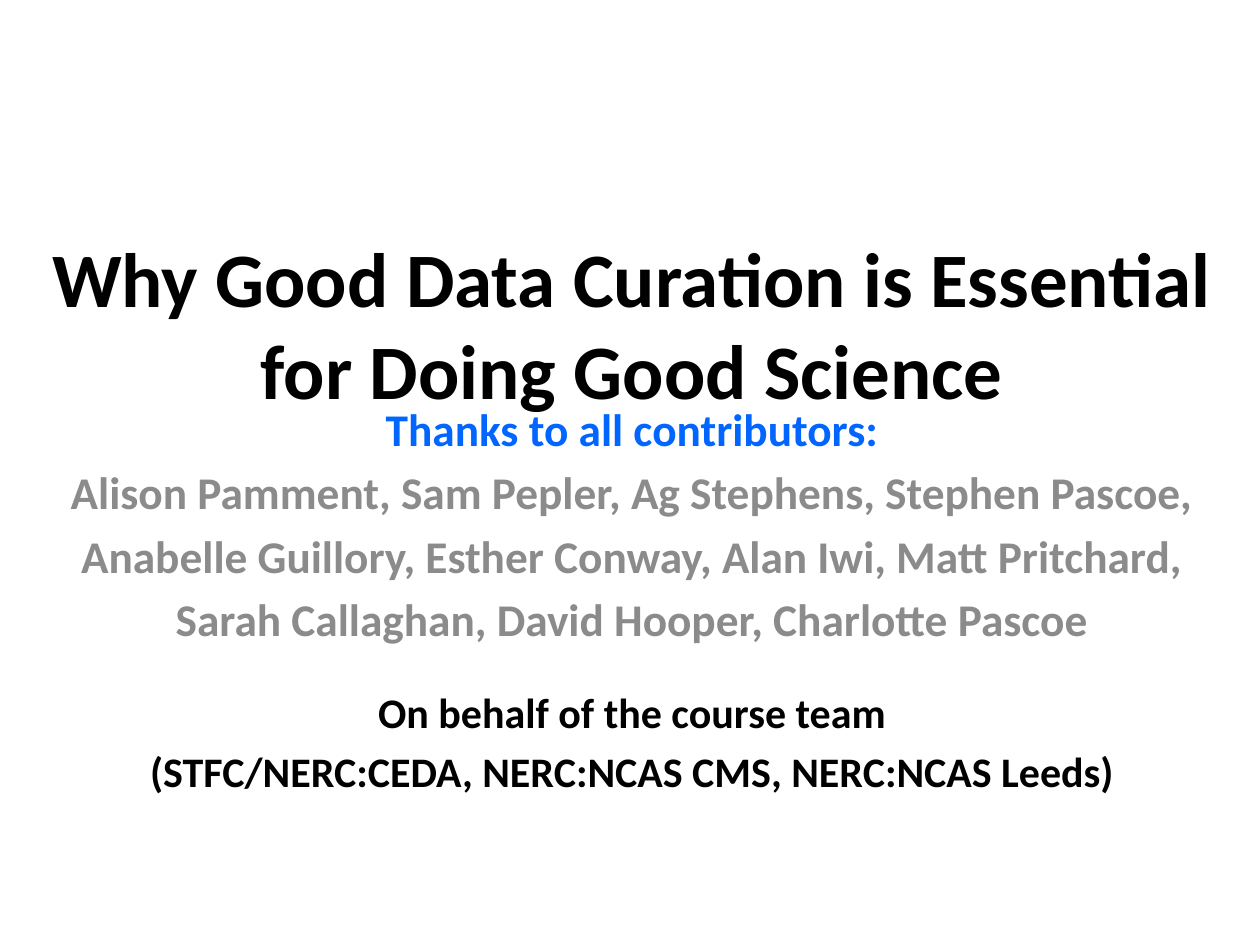
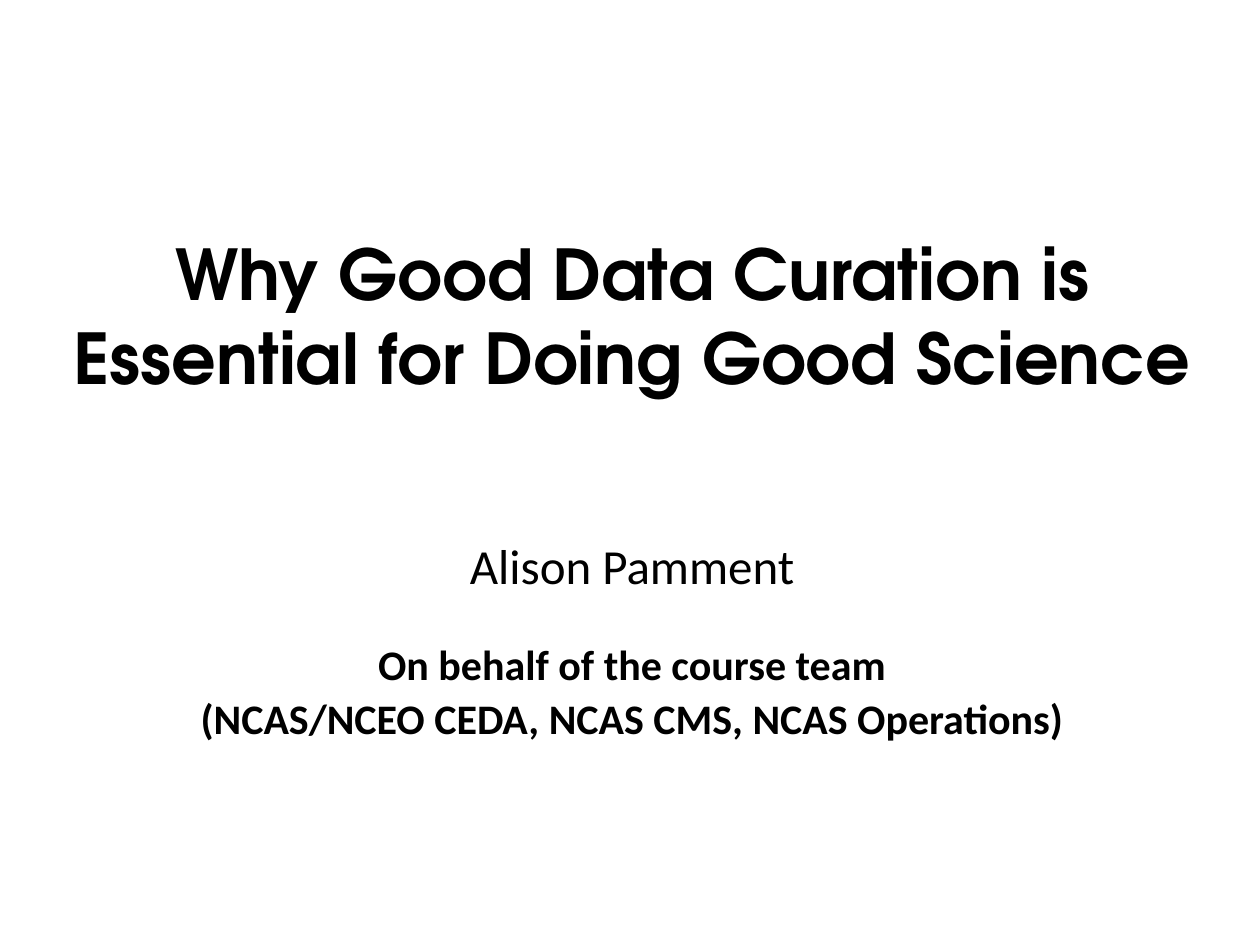
Before and after one commit to ncasuk/ncas-isc, a slide deck: slide 1 of overview_presentations/Why_good_data_curation_is_essential_for_good_science.pptx. Drawn at 1260x945 pixels with LibreOffice and Linux fonts; fonts in the diff are those of the drawing; background and template pictures are left out. Boxes give left, top, right and bottom in pixels: in the first picture for what was removed or moved away, otherwise in the second. Text is boxed around its words. In the diff, an @@ line names an element or a change of style, - is before the commit and + after.

Commit message:
Updated Data Curation presentation and added new slide template.

```diff
--- a/overview_presentations/Why_good_data_curation_is_essential_for_good_science.pptx
+++ b/overview_presentations/Why_good_data_curation_is_essential_for_good_science.pptx
@@ text "Why Good Data Curation is ..." at bbox=[74, 246, 1190, 400]: size 44 to 40 pt, font Calibri to TeX Gyre Adventor @@
@@ subtitle "Alison Pamment": place and size @@
-subtitle "Alison Pamment" at bbox=[71, 408, 1192, 793]
+subtitle "Alison Pamment" at bbox=[201, 550, 1063, 741]
@@ subtitle at bbox=[470, 550, 794, 585]: text changed; size 25.9 to 28 pt; text colour #8C8C8C to #000000; bold off @@
-Thanks to all contributors:
-Alison Pamment, Sam Pepler, Ag Stephens, Stephen Pascoe,
-Anabelle Guillory, Esther Conway, Alan Iwi, Matt Pritchard,
-Sarah Callaghan, David Hooper, Charlotte Pascoe
+Alison Pamment
@@ subtitle at bbox=[378, 650, 886, 681]: size 24.1 to 24 pt in "On behalf of the course team"; line spacing 1 to 0.9 @@
@@ subtitle at bbox=[201, 703, 1063, 741]: text changed; size 24.1 to 24 pt @@
-(STFC/NERC:CEDA, NERC:NCAS CMS, NERC:NCAS Leeds)
+(NCAS/NCEO CEDA, NCAS CMS, NCAS Operations)
```
Also in this commit, not shown: 31 other slides changed, 1 slide removed, 1 other file.
